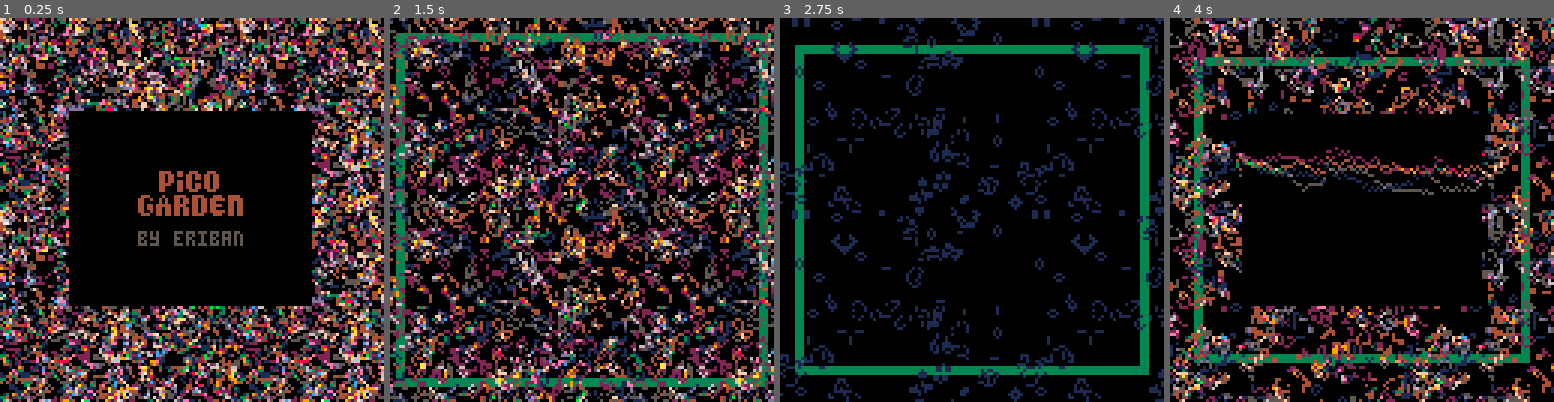
Above: before the commit, frames 1-4 (left to right).
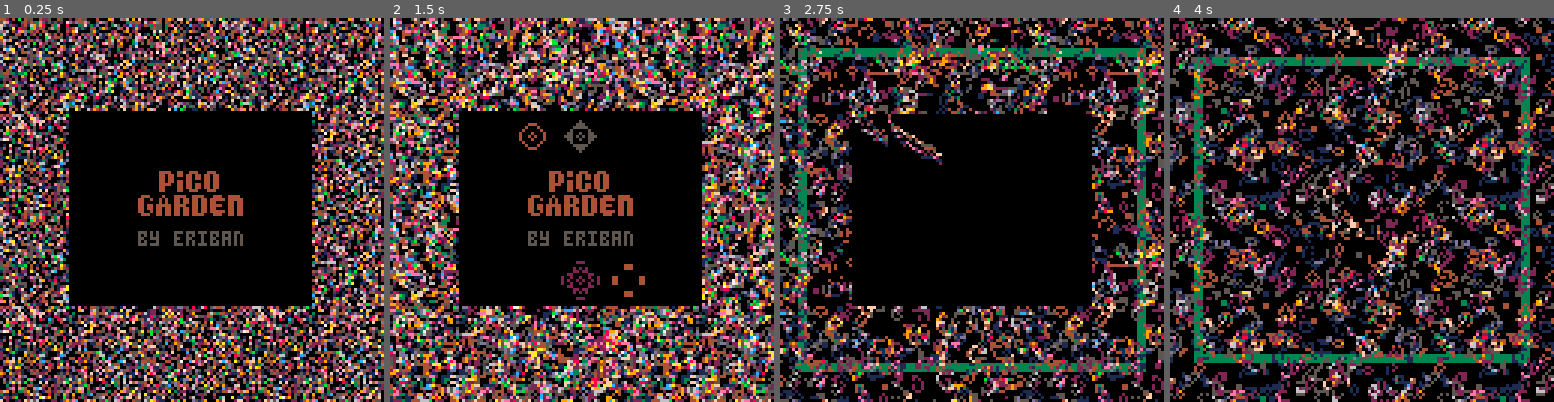
Above: after the commit, the same moments.

Repository: erwinbonsma/PicoGarden
Game: PICO-8 cartridge picogarden.p8
Two runs of this game, one before a commit and one after it. Both use one fixed random seed, a clock stepped at 60 frames per second and the inputs below.
Inputs:
- Up to frame 1 (0.25 s): no input
- Up to frame 2 (1.5 s): tap X (X key) at 0.33, 1.07 s; tap O (Z key) at 0.7 s
- Up to frame 3 (2.75 s): hold Right 1.6-2.1 s; tap O (Z key) at 1.7, 2.1, 2.5 s; tap X (X key) at 1.85 s; hold Up 2.15-2.42 s; hold Right from 2.47 s (still down)
- Up to frame 4 (4 s): tap O (Z key) at 2.9, 3.3, 3.7 s; tap X (X key) at 2.97 s; release Right at 3.03 s; hold Left 3.08-3.58 s; hold Down 3.63-3.97 s

The runs differ from the first frame. In frame 1, 56% of the frame differs, in the area x 0-100%, y 0-100%; in frame 2, 72%; in frame 3, 41%; in frame 4, 55%.

Commit message:
Show decays and mutations

Diff:
--- a/picogarden.p8
+++ b/picogarden.p8
@@ -760,6 +760,7 @@
   end
  end
  self.pos=nil
+ state.num_decays+=1>>16
 end
 
 function decay:update(cas)
@@ -807,6 +808,7 @@
   )%ca.specs.h
   if not ca:get(x,y) then
    ca:set(x,y)
+   state.num_mutations+=1>>16
    return
   end
  end
@@ -896,38 +898,15 @@
  return expand
 end
 
-function show_loscore()
- local autoplay=max(
-  state.num_revives,1
- )
- return (
-  autoplay
-  and state.loscore<
-      state.hiscore[autoplay]
- )
-end
-
-function show_hiscore()
- local autoplay=max(
-  state.num_revives,1
- )
- return (
-  not autoplay
-  or state.hiscore[autoplay]!=
-     state.loscore
- )
-end
-
 function load_hiscores()
  if dget(0)!=cart_version then
   -- old (or no) cartdata
   dset(0,cart_version)
   if dget(0)==1 then
    --inserted auto-play hiscore
-   --at index #1
+   --at index #2
    dset(3,dget(2))
-   dset(2,dget(1))
-   dset(1,0)
+   dset(2,0)
   else
    dset(1,0)
    dset(2,0)
@@ -936,8 +915,8 @@
  end
 
  state.hiscore={}
- state.hiscore[0]=dget(1)
- state.hiscore[1]=dget(2)
+ state.hiscore[false]=dget(1)
+ state.hiscore[true]=dget(2)
  state.loscore=dget(3)
 
  if state.loscore==0 then
@@ -979,16 +958,16 @@
    liveliness_check:new(i)
   )
  end
- state.ini_steps=10
 end
 
 function start_game()
  state.t=0
  state.steps=0
- state.biomass_sum=0
  state.viewmode=5
  state.revive_wait=0
  state.num_revives=0
+ state.num_decays=0
+ state.num_mutations=0
  state.btnx_hold=0
  state.fadein=32
  state.history:reset()
@@ -1210,7 +1189,6 @@
  end
 
  state.steps+=1>>16
- state.biomass_sum+=total_cells>>16
 
  if state.history:count()==0 then
   gameover()
@@ -1236,13 +1214,13 @@
   end
  end
 
- local autoplay=max(
-  state.num_revives,1
+ local autoplay=(
+  state.num_revives==0
  )
  local improved_hi=false
  if score>state.hiscore[autoplay] then
   state.hiscore[autoplay]=score
-  dset(1+autoplay,score)
+  dset(autoplay and 2 or 1,score)
   improved_hi=true
  end
  printh(
@@ -1251,14 +1229,25 @@
   ", hiscore="..state.hiscore[autoplay]..
   "/"..u32_tostr(state.hiscore[autoplay])
  )
- state.autoplay=900
+ state.show_count=0
+
+ state.show_loscore=(
+  autoplay and
+  state.loscore<
+  state.hiscore[autoplay]
+ )
+ state.show_hiscore=(
+  not autoplay
+  or state.hiscore[autoplay]!=
+     state.loscore
+ )
 
  if improved_hi and
-    show_hiscore()
+    state.show_hiscore
  then
   music(0)
  elseif improved_lo and
-        show_loscore()
+        state.show_loscore
  then
   music(2)
  else
@@ -1286,13 +1275,27 @@
 
  color(c_brown)
  local y=59
- local autoplay=max(
-  state.num_revives,1
+ local autoplay=(
+  state.num_revives==0
  )
  local score=state.steps
 
+ rprint("decays",70,y)
+ rprint(
+  u32_tostr(state.num_decays),
+  102,y
+ )
+ y+=6
+
+ rprint("mutations",70,y)
+ rprint(
+  u32_tostr(state.num_mutations),
+  102,y
+ )
+ y+=6
+
  if not autoplay then
-  rprint("num revives",70,y)
+  rprint("revives",70,y)
   rprint(
    u32_tostr(state.num_revives),
    102,y
@@ -1300,22 +1303,11 @@
   y+=6
  end
 
- rprint("avg biomass",70,y)
- rprint(
-  u32_tostr(
-   (state.biomass_sum/
-    state.steps
-   )>>16
-  ),
-  102,y
- )
- y+=6
-
  rprint("score",70,y)
  rprint(u32_tostr(score),102,y)
  y+=10
 
- if show_loscore() then
+ if state.show_loscore then
   color(
    state.loscore==score
    and c_red or c_dgray
@@ -1327,7 +1319,7 @@
   )
   y+=6
  end
- if show_hiscore() then
+ if state.show_hiscore then
   color(
    state.hiscore[autoplay]==score
    and c_dgreen or c_dgray
@@ -1342,27 +1334,24 @@
 end
 
 function gameover_update()
- if state.ini_steps>0 then
-  state.ini_steps-=1
-  if state.ini_steps%1==0 then
-   for ca in all(state.gols) do
+ state.show_count+=1
+
+ if state.show_count%30==0 then
+  for ca in all(state.gols) do
     ca:step()
-   end
   end
  end
 
  foreach(
-  state.flowers,
-  flower.update
- )
-
- state.autoplay-=1
- if
-  state.autoplay==0 or
-  state.ini_steps==0 and (
+  state.flowers,flower.update
+ )
+
+ if (
+  state.show_count==899 or
+  state.show_count>45 and (
    btnp(❎) or btnp(🅾️)
   )
- then
+ ) then
   start_game()
  end
 end
@@ -1370,7 +1359,7 @@
 function show_title()
  reset_garden()
 
- state.autoplay=900
+ state.show_count=0
 
  _draw=title_draw
  _update=title_update
